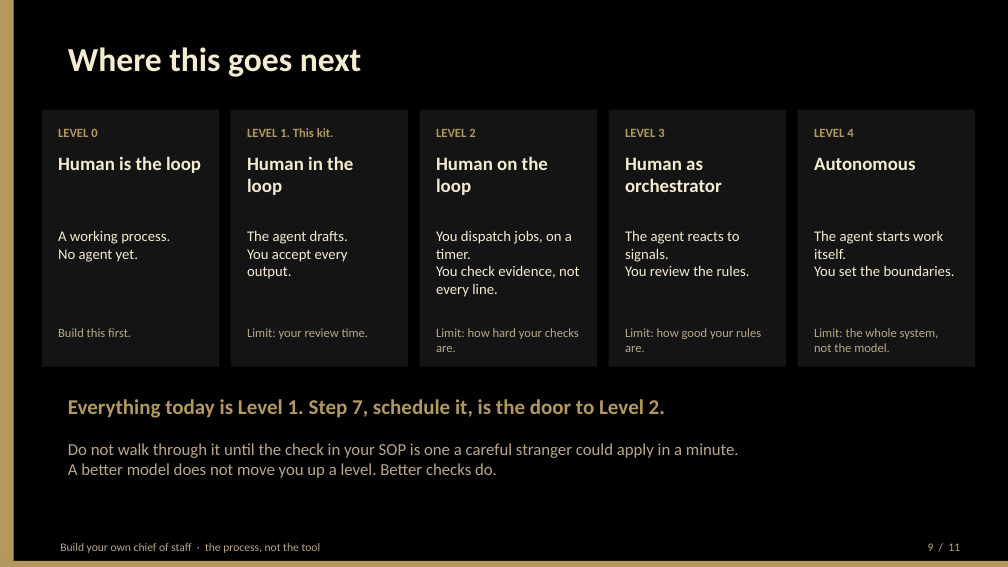
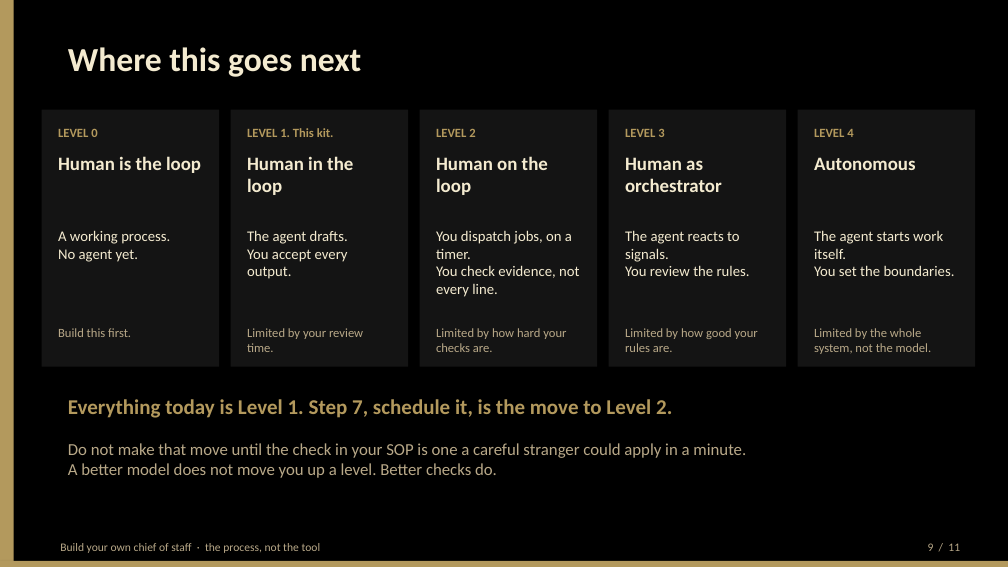
Before and after one commit to BittahCriminal/build-your-own-chief-of-staff, a slide deck: slide 9 of slides/building-your-own-chief-of-staff.pptx. Drawn at 1008x567 pixels with LibreOffice and Linux fonts; fonts in the diff are those of the drawing. Boxes give left, top, right and bottom in pixels: in the first picture for what was removed or moved away, otherwise in the second. Text is boxed around its words. In the diff, an @@ line names an element or a change of style, - is before the commit and + after.

```diff
--- a/slides/building-your-own-chief-of-staff.pptx
+++ b/slides/building-your-own-chief-of-staff.pptx
@@ text at (247,328,363,352): text changed @@
-Limit: your review time.
+Limited by your review time.
@@ text at (436,328,566,352): text changed @@
-Limit: how hard your checks are.
+Limited by how hard your checks are.
@@ text at (625,328,758,352): text changed @@
-Limit: how good your rules are.
+Limited by how good your rules are.
@@ text at (814,328,932,354): text changed @@
-Limit: the whole system, not the model.
+Limited by the whole system, not the model.
@@ text at (68,399,672,418): text changed @@
-Everything today is Level 1. Step 7, schedule it, is the door to Level 2.
+Everything today is Level 1. Step 7, schedule it, is the move to Level 2.
@@ text at (68,443,746,478): text changed @@
-Do not walk through it until the check in your SOP is one a careful stranger could apply in a minute.
-A better model does not move you up a level. Better checks do.
+Do not make that move until the check in your SOP is one a careful stranger could apply in a minute.
+A better model does not move you up a level. Better checks do.
```
Also in this commit, not shown: 8 other slides changed, 1 other file.
